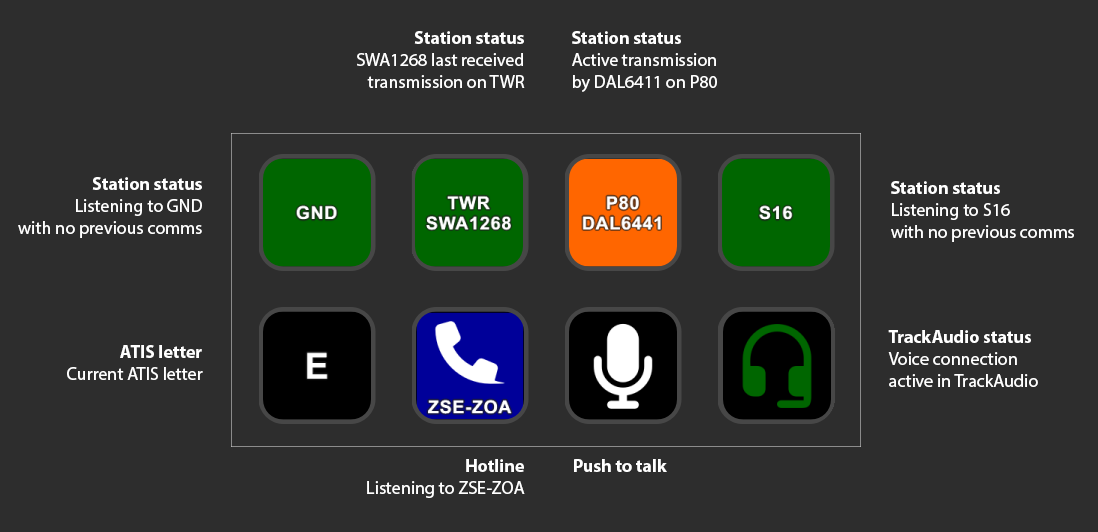
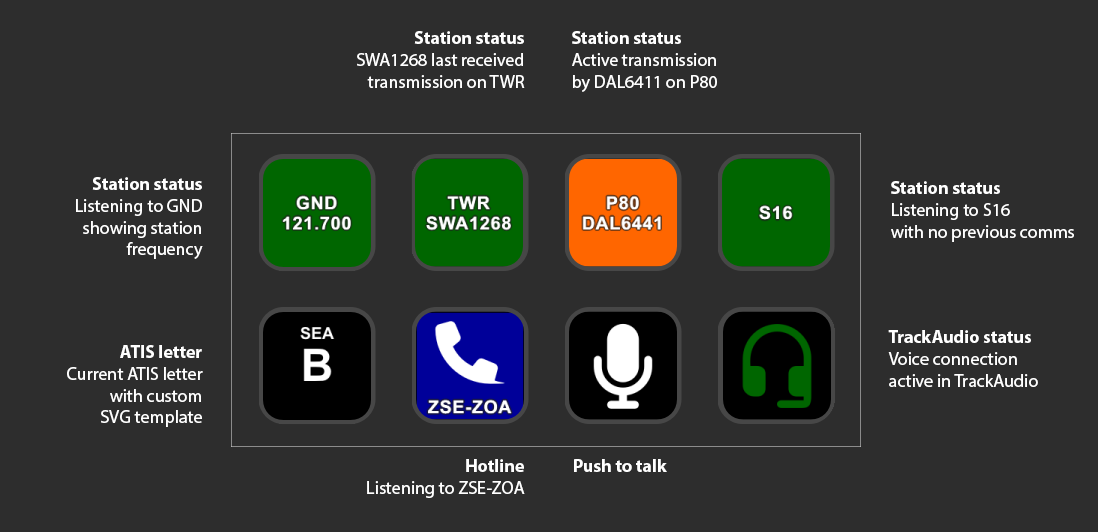
Before/after of a 1098x532 layered artwork. What changed in the layer stack:
renamed "ATIS letter Current ATIS letter" to "ATIS letter Current ATIS letter with custom SVG template", painted on it over [101, 389, 202, 427]
renamed "Station status Listening to GND with no previous comms" to "Station status Listening to GND showing station frequency", painted on it over [18, 221, 203, 259]
painted on "Background" over [263, 158, 371, 424]
